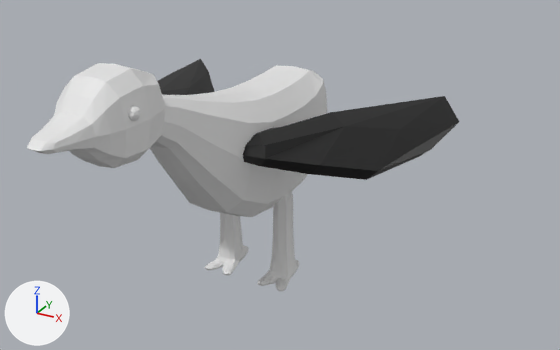
Renders of the Blender file Chill game/Assets/models/Bird.blend from each side of a commit.
Rendered twice from a 50 mm lens placed at (10.36, -18.23, 7.31), pointed at (1.52, -2.16, -0.73). Lighting does not change. The marker at lower left points along +X, +Y and +Z. The picture after the commit comes second.

Script lines for the objects in view, before the commit:
```python
me_cube_001 = bpy.data.meshes.new('Cube.001')
me_cube_001.from_pydata(...)  # 24 vertices, 20 faces; spans x -1.57..0.0, y -6.25..2.31, z -2.46..2.36
me_cube_002 = bpy.data.meshes.new('Cube.002')
me_cube_002.from_pydata(...)  # 53 vertices, 44 faces; spans x -0.84..0.0, y -2.27..1.16, z -1.03..1.03
me_cube_003 = bpy.data.meshes.new('Cube.003')
me_cube_003.from_pydata(...)  # 42 vertices, 40 faces; spans x -4.92..-0.22, y -3.47..2.75, z -0.65..0.66
me_cube_003.materials.append(mat_material_001)  # picture img_white
me_cube_004 = bpy.data.meshes.new('Cube.004')
me_cube_004.from_pydata(...)  # 170 vertices, 168 faces; spans x -1.35..-0.45, y -1.68..0.08, z -4.65..-1.78
me_icosphere = bpy.data.meshes.new('Icosphere')
me_icosphere.from_pydata(...)  # an icosphere of 80 faces spanning x -5.86..-3.96, y -1.0..1.0, z 0.4..2.4
ob_body = bpy.data.objects.new('body', me_cube_001)
ob_body.location = (0.0, 0.0, 0.0)
_m = ob_body.modifiers.new('Mirror', 'MIRROR')
_m.use_clip = True
_m = ob_body.modifiers.new('Subdivision', 'SUBSURF')
_m.render_levels = 1
ob_eyues = bpy.data.objects.new('eyues', me_icosphere)
ob_eyues.location = (0.0, -6.85, 2.03)
ob_eyues.scale = (0.16, 0.16, 0.16)
_m = ob_eyues.modifiers.new('Mirror', 'MIRROR')
ob_head = bpy.data.objects.new('Head', me_cube_002)
ob_head.location = (0.0, -6.55, 2.01)
_m = ob_head.modifiers.new('Mirror', 'MIRROR')
_m.use_clip = True
ob_legs = bpy.data.objects.new('legs', me_cube_004)
ob_legs.location = (0.0, 0.0, 0.0)
_m = ob_legs.modifiers.new('Mirror', 'MIRROR')
ob_wing = bpy.data.objects.new('Wing', me_cube_003)
ob_wing.location = (0.0, 0.0, 0.0)
_m = ob_wing.modifiers.new('Mirror', 'MIRROR')
```
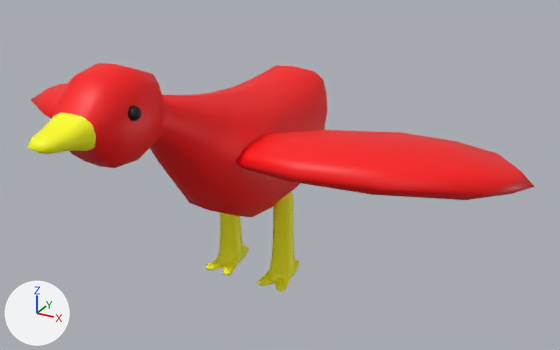
Edits to the bpy script that builds the scene:
```text
Add mat_legs:
    mat_legs = bpy.data.materials.new('Legs')
    # nodes: BsdfPrincipled, OutputMaterial, ValToRGB
    # colours: black #000000, dark yellow #6a6b00, yellow #feff03
Add mat_black:
    mat_black = principled_material('Black')
    mat_black.base_color = (0.0, 0.0, 0.0)  # black #000000
Add mat_body:
    mat_body = bpy.data.materials.new('Body')
    # nodes: BsdfPrincipled, OutputMaterial, ValToRGB
    # colours: black #000000, dark red #6b281c, red #ff0002
Change me_cube_001:
    where me_cube_001.from_pydata(...)  # 24 vertices, 20 faces; spans x -1.57..0.0, y -6.25..2.31, z -2.46..2.36
    add me_cube_001.materials.append(mat_body)
Change me_cube_002:
    where me_cube_002.from_pydata(...)  # 53 vertices, 44 faces; spans x -0.84..0.0, y -2.27..1.16, z -1.03..1.03
    used by ob_head; location = (0.0, -6.55, 2.01)
    me_cube_002 part 1: all 28 faces centred in x -0.78..-0.16, y -1.05..1.01, z -0.97..0.97 switch from no material to mat_body
    me_cube_002 part 2: all 16 faces centred in x -0.46..-0.08, y -2.17..-1.4, z -0.28..0.28 switch from no material to mat_legs
Change me_cube_003:
    used by ob_wing; location = (0.0, 0.0, 0.0)
    remove me_cube_003.from_pydata(...)  # 42 vertices, 40 faces; spans x -4.92..-0.22, y -3.47..2.75, z -0.65..0.66
    remove me_cube_003.materials.append(mat_material_001)  # picture img_white
    add me_cube_003.from_pydata(...)  # 42 vertices, 40 faces; spans x -4.68..-0.22, y -3.47..-0.08, z -0.65..0.66
    me_cube_003 part 3: 16 of 42 vertices moved; they spanned x -4.92..-2.15, y -1.32..2.75, z -0.65..0.66 and now span x -4.68..-2.15, y -2.93..-0.08, z -0.65..0.66; mean shift (0.24, -1.74, 0.0); largest move (-4.21, 2.75, 0.43) -> (-3.27, -1.41, 0.43)
    add me_cube_003.materials.append(mat_body)
Change me_icosphere:
    where me_icosphere.from_pydata(...)  # 42 vertices, 80 faces; spans x -5.86..-3.96, y -1.0..1.0, z 0.4..2.4
    add me_icosphere.materials.append(mat_black)  # black #000000
Change me_cube_004:
    where me_cube_004.from_pydata(...)  # 170 vertices, 168 faces; spans x -1.35..-0.45, y -1.68..0.08, z -4.65..-1.78
    add me_cube_004.materials.append(mat_legs)
Change ob_wing:
    ob_wing.location: (0.0, 0.0, 0.0) -> (0.0, 0.97, 0.0)
    ob_wing.scale: (1.0, 1.0, 1.0) -> (1.62, 1.42, 1.0)
```

Boxes [x1, y1, x2, y2] around the edits, measured in the pictures (560 x 350 px; the box of a moved part takes in the faces that stretch with it):
'Wing', recoloured, reshaped, moved, rescaled
    before: [157, 59, 459, 180]
    after: [31, 84, 535, 200]
'body', recoloured (white to red)
    both: [150, 65, 327, 217]
'legs', recoloured (white to yellow)
    both: [205, 191, 299, 291]
'eyues', recoloured (white to black)
    both: [128, 106, 141, 121]
part 1 of me_cube_002, recoloured (white to red)
    both: [54, 63, 166, 168]
part 2 of me_cube_002, recoloured (white to yellow)
    both: [27, 112, 96, 154]
part 3 of me_cube_003, moved or reshaped
    before: [157, 59, 459, 179]
    after: [31, 84, 535, 200]
